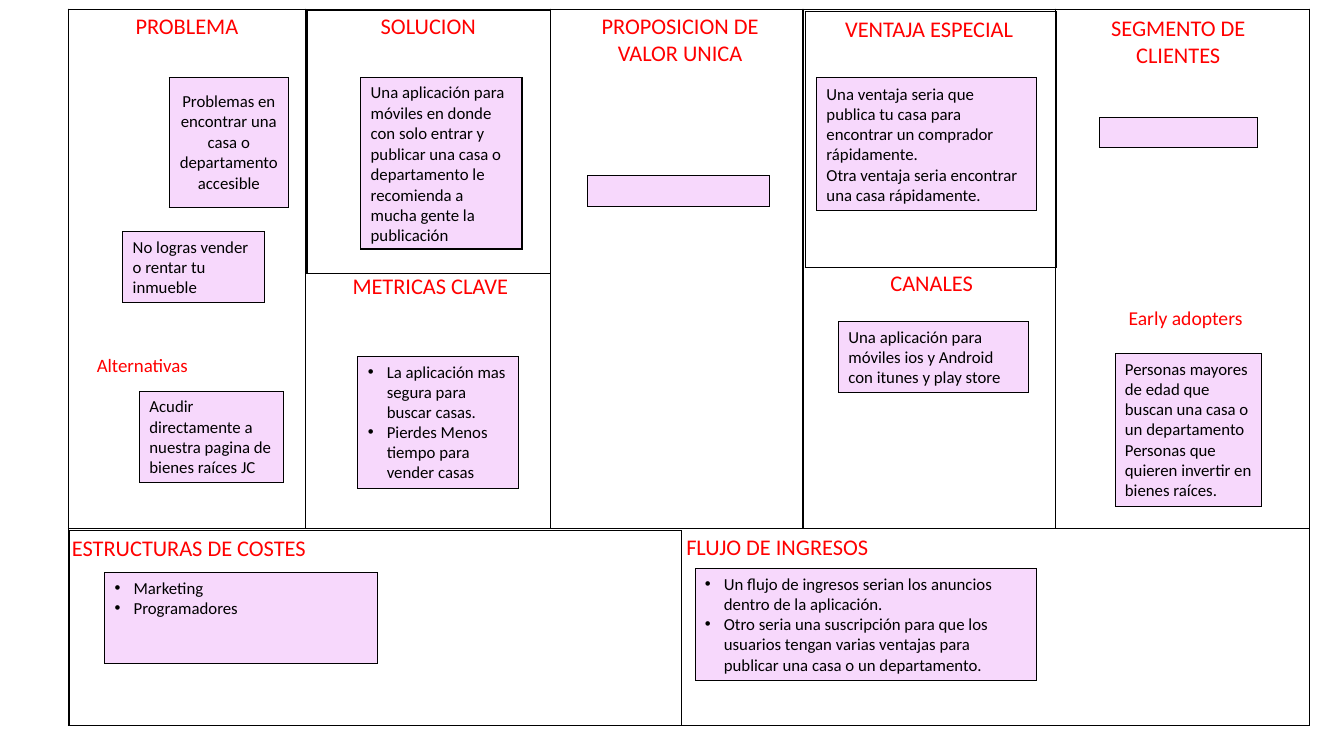
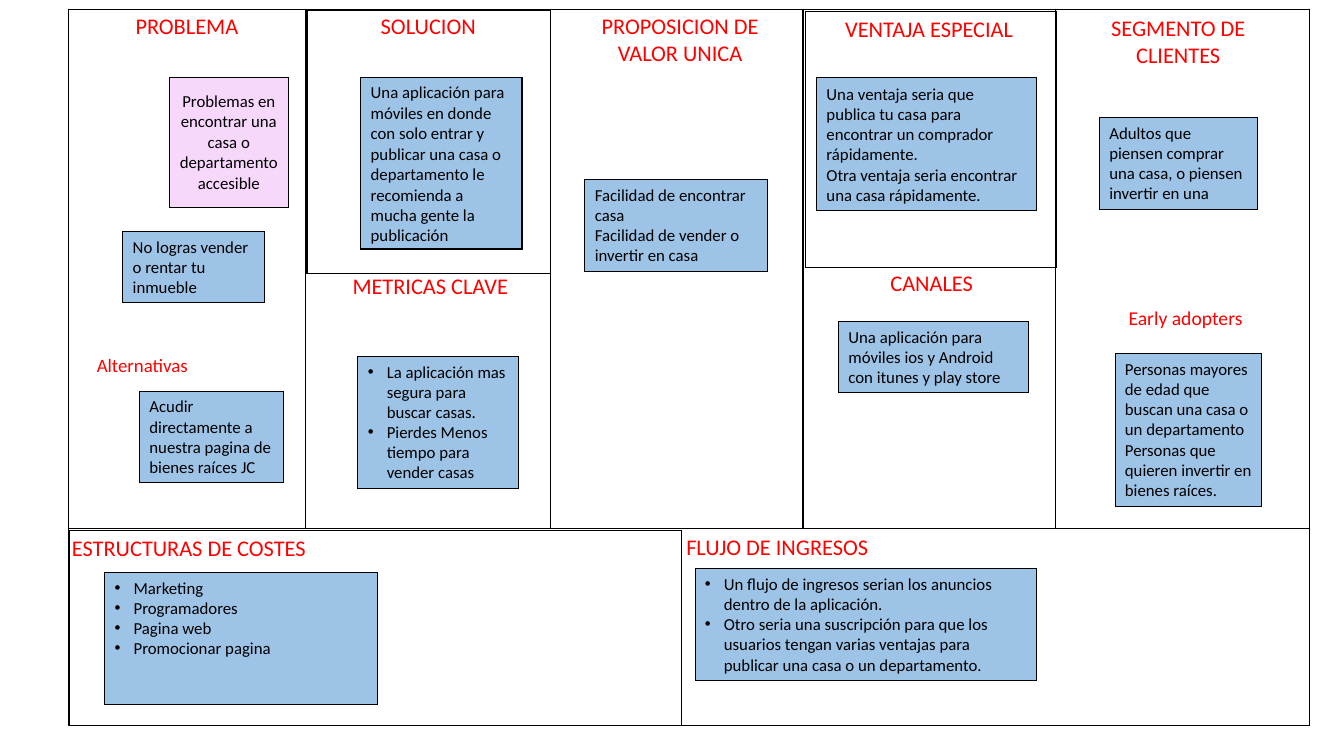
Before and after one commit to cristianllan/JJJJC, a slide deck: slide 2 of JC.pptx. Drawn at 1344x756 pixels with LibreOffice and Linux fonts; fonts in the diff are those of the drawing. Boxes give left, top, right and bottom in pixels: in the first picture for what was removed or moved away, otherwise in the second. Text is boxed around its words. In the diff, an @@ line names an element or a change of style, - is before the commit and + after.

```diff
--- a/JC.pptx
+++ b/JC.pptx
@@ table at (361,78,522,249) @@
@@ fill #F7D8FC to #9DC3E6 in row 1, column 1 @@
@@ rectangle "Adultos que piensen comprar una ...": place and size @@
-rectangle "Adultos que piensen comprar una ..." at (1100,118,1257,148)
+rectangle "Adultos que piensen comprar una ..." at (1100,118,1257,210)
@@ text in rectangle at (1109,127,1243,199): text added @@
+Adultos que piensen comprar una casa, o piensen invertir en una
@@ fill #F7D8FC to #9DC3E6 in 10 elements at (123,232,264,303), (139,391,283,483), (817,78,1037,210), (1115,354,1261,506), (839,322,1029,393), (358,357,519,489), (696,569,1037,681), (105,573,378,705), (1100,118,1257,210), (585,179,767,271) @@
@@ rectangle "Facilidad de encontrar casa": place and size @@
-rectangle "Facilidad de encontrar casa" at (588,175,770,206)
+rectangle "Facilidad de encontrar casa" at (585,179,767,271)
@@ text in rectangle at (595,189,746,261): text added @@
+Facilidad de encontrar casa
+Facilidad de vender o invertir en casa
@@ rectangle "Marketing": place and size @@
-rectangle "Marketing" at (105,573,378,664)
+rectangle "Marketing" at (105,573,378,705)
@@ text in rectangle at (134,622,270,657): paragraphs added @@
+• Pagina web
+• Promocionar pagina
```
